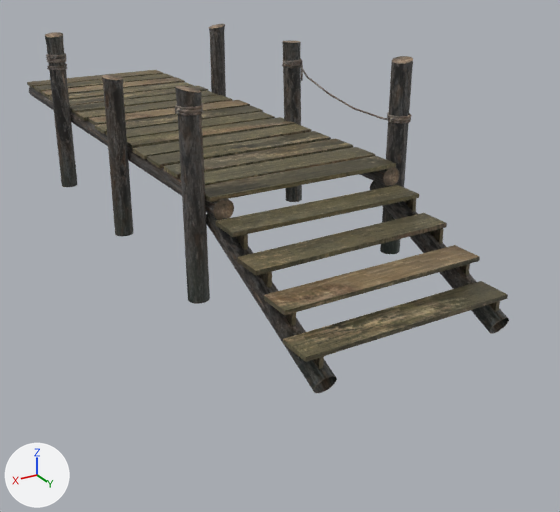
The FBX model Assets/_ProjectFiles/Models/Pier/Pier.fbx as it was, and as the next commit left it.
One viewpoint serves both versions: a 50 mm camera at (4.4, 10.25, 2.54) aimed at (-0.52, 2.05, -1.56). The lights are fixed; the arrows at lower left show +X, +Y and +Z. Where no turn or scale is listed for an object, it has been applied to the vertices.

In view in the first picture: 'Pier'.
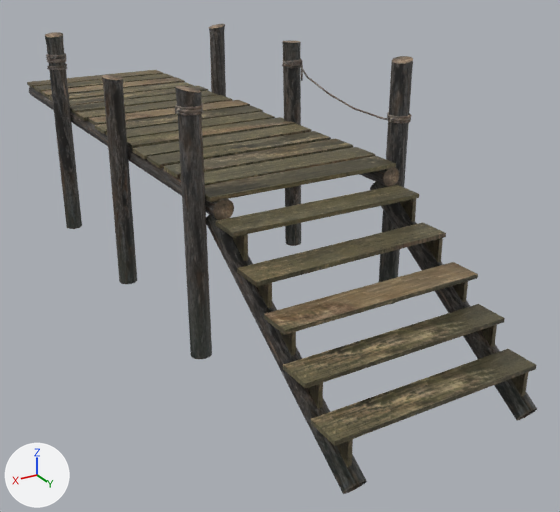
Where the change shows, as pixel boxes (x1, y1, x2, y2) in the pictures (560 x 512 px; the box of a moved part takes in the faces that stretch with it):
'Pier', reshaped (27% taller)
    before: (27, 24, 509, 393)
    after: (27, 24, 537, 494)
part 1 of me_mesh, moved or reshaped
    before: (283, 281, 508, 362)
    after: (283, 304, 505, 388)
part 2 of me_mesh, moved or reshaped
    before: (264, 245, 480, 315)
    after: (264, 262, 478, 335)
part 3 of me_mesh, moved or reshaped
    before: (237, 213, 447, 275)
    after: (237, 223, 446, 287)
part 4 of me_mesh, moved or reshaped
    before: (429, 228, 444, 244)
    after: (425, 238, 443, 262)
part 5 of me_mesh, moved or reshaped
    before: (490, 301, 500, 312)
    after: (453, 281, 468, 302)
part 6 of me_mesh, moved or reshaped
    before: (260, 272, 272, 288)
    after: (257, 283, 272, 308)
part 7 of me_mesh, moved or reshaped
    before: (313, 356, 324, 369)
    after: (279, 331, 296, 356)
part 8 of me_mesh, added (brown)
    after: (311, 349, 537, 446)
part 9 of me_mesh, added
    after: (511, 372, 528, 396)
part 10 of me_mesh, added
    after: (336, 439, 353, 467)
part 11 of me_mesh, deleted
    before: (459, 264, 470, 275)
part 12 of me_mesh, deleted
    before: (285, 312, 296, 326)
part 13 of me_mesh, moved or reshaped
    before: (47, 32, 509, 393)
    after: (47, 32, 537, 494)

Patch to the scene script:
```diff
--- a/Assets/_ProjectFiles/Models/Pier/Pier.fbx.py
+++ b/Assets/_ProjectFiles/Models/Pier/Pier.fbx.py
@@ me_mesh @@
 # used by ob_pier; location = (0.0, 0.0, 0.0)
-me_mesh.from_pydata(...)  # 2803 vertices, 2742 faces; spans x -1.44..1.44, y -3.58..5.46, z -1.33..1.16
+me_mesh.from_pydata(...)  # 2827 vertices, 2758 faces; spans x -1.44..1.44, y -3.58..5.97, z -2.1..1.16
+# me_mesh part 1: the loose piece of 8 vertices spanning x -1.2..1.21, y 5.0..5.38, z -0.95..-0.9 is moved by (0.0, 0.0, -0.27)
+# me_mesh part 2: the loose piece of 8 vertices spanning x -1.24..1.15, y 4.55..4.92, z -0.72..-0.67 is moved by (0.0, 0.0, -0.2)
+# me_mesh part 3: the loose piece of 8 vertices spanning x -1.18..1.2, y 4.08..4.49, z -0.48..-0.43 is moved by (0.0, 0.0, -0.11)
+# me_mesh part 4: the loose piece of 8 vertices spanning x -1.13..-1.08, y 4.09..4.47, z -0.74..-0.49 is scaled about its middle by (1, 1, 1.25), then moved by (0.0, 0.0, -0.14)
+# me_mesh part 5: the loose piece of 8 vertices spanning x -1.13..-1.08, y 4.98..5.36, z -1.21..-0.95 is scaled about its middle by (1, 1, 1.25), then moved by (0.0, -0.46, 0.01)
+# me_mesh part 6: the loose piece of 8 vertices spanning x 1.01..1.06, y 4.09..4.47, z -0.74..-0.49 is scaled about its middle by (1, 1, 1.25), then moved by (0.0, 0.0, -0.14)
+# me_mesh part 7: the loose piece of 8 vertices spanning x 1.01..1.06, y 4.98..5.36, z -1.21..-0.95 is scaled about its middle by (1, 1, 1.25), then moved by (0.0, -0.46, 0.01)
+# me_mesh part 8: the loose piece of 8 vertices spanning x -1.2..1.21, y 5.0..5.38, z -0.95..-0.9 is copied, and the copy is moved by (0.0, 0.47, -0.58); it spans x -1.2..1.21, y 5.47..5.86, z -1.53..-1.48
+# me_mesh part 9: the loose piece of 8 vertices spanning x -1.13..-1.08, y 4.09..4.47, z -0.74..-0.49 is copied, and the copy is scaled about its middle by (1, 1, 1.25), then moved by (0.0, 1.37, -1.07); it spans x -1.13..-1.08, y 5.45..5.83, z -1.85..-1.53
+# me_mesh part 10: the loose piece of 8 vertices spanning x 1.01..1.06, y 4.09..4.47, z -0.74..-0.49 is copied, and the copy is scaled about its middle by (1, 1, 1.25), then moved by (0.0, 1.37, -1.07); it spans x 1.01..1.06, y 5.45..5.83, z -1.85..-1.53
+# me_mesh part 11: the loose piece of 8 vertices spanning x -1.13..-1.08, y 4.52..4.9, z -0.97..-0.72 is deleted
+# me_mesh part 12: the loose piece of 8 vertices spanning x 1.01..1.06, y 4.52..4.9, z -0.97..-0.72 is deleted
+# me_mesh part 13: 366 vertices moved from x -1.41..1.41, y -1.32..5.46, z -1.33..-0.16 to x -1.41..1.41, y -1.32..5.97, z -2.1..-0.18; 2 vertices removed from x -1.13..1.0, y 5.46, z -1.12; 18 vertices added at x -1.13..1.06, y 4.98..5.97, z -1.91..-1.22
 me_mesh.materials.append(mat_pier)
```
